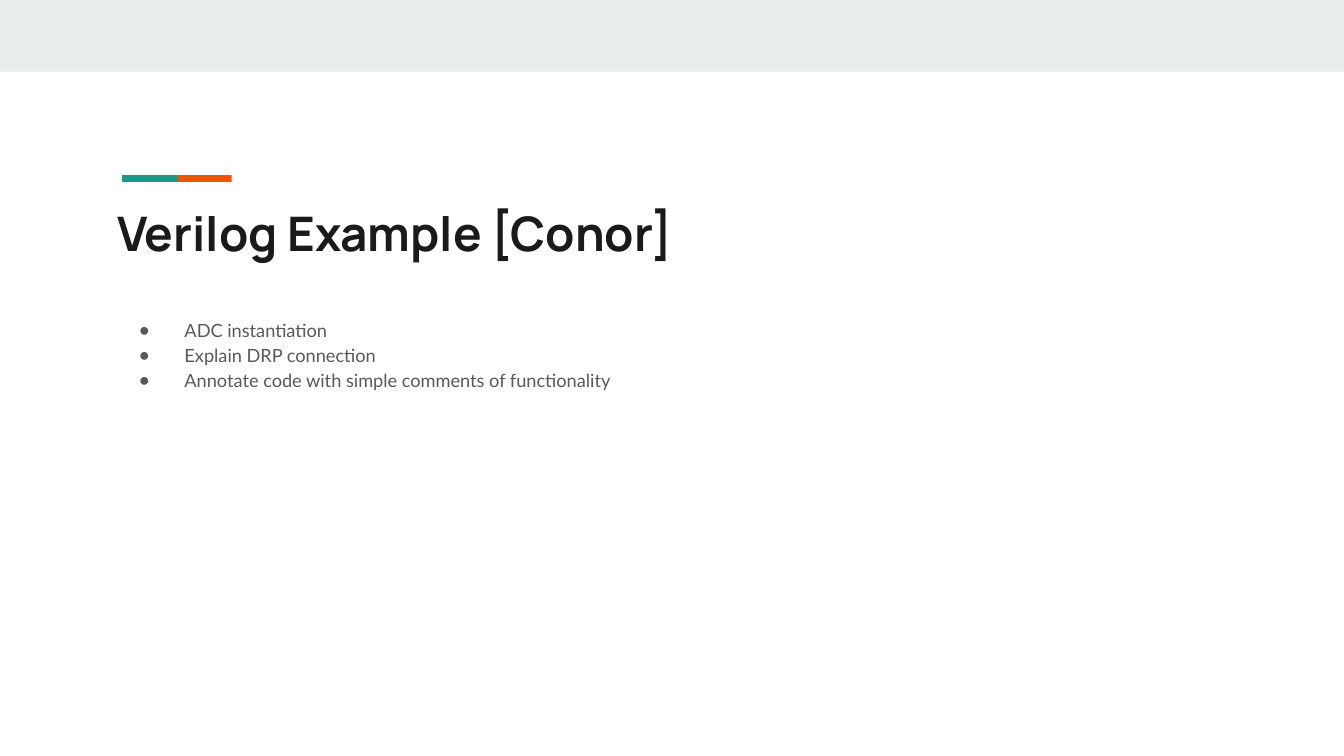
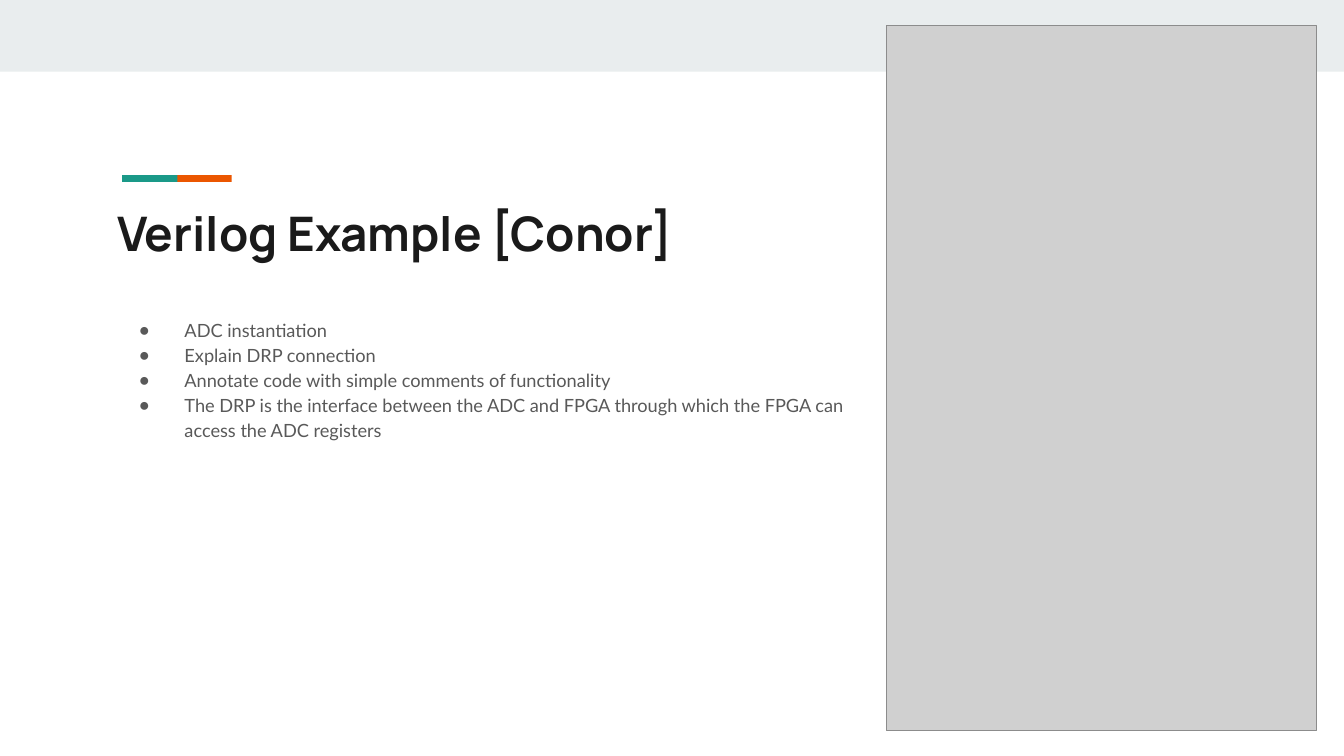
Before and after one commit to cnaught1/EC551_Final_Project, a slide deck: slide 11 of Bringing the Analog World to Digital Design_EC551_Final Project.pptx (slide 10 before the commit). Drawn at 1344x756 pixels with LibreOffice and Linux fonts; fonts in the diff are those of the drawing; grey boxes stand for pictures. Boxes give left, top, right and bottom in pixels: in the first picture for what was removed or moved away, otherwise in the second. Text is boxed around its words. In the diff, an @@ line names an element or a change of style, - is before the commit and + after.

```diff
--- a/Bringing the Analog World to Digital Design_EC551_Final Project.pptx
+++ b/Bringing the Analog World to Digital Design_EC551_Final Project.pptx
@@ picture added at (x1=886, y1=25, x2=1317, y2=731) @@
@@ text at (x1=184, y1=398, x2=843, y2=441): paragraph added @@
+● The DRP is the interface between the ADC and FPGA through which the FPGA can access the ADC registers
```
Also in this commit, not shown: 2 other slides changed, 3 slides added, 2 slides removed.
